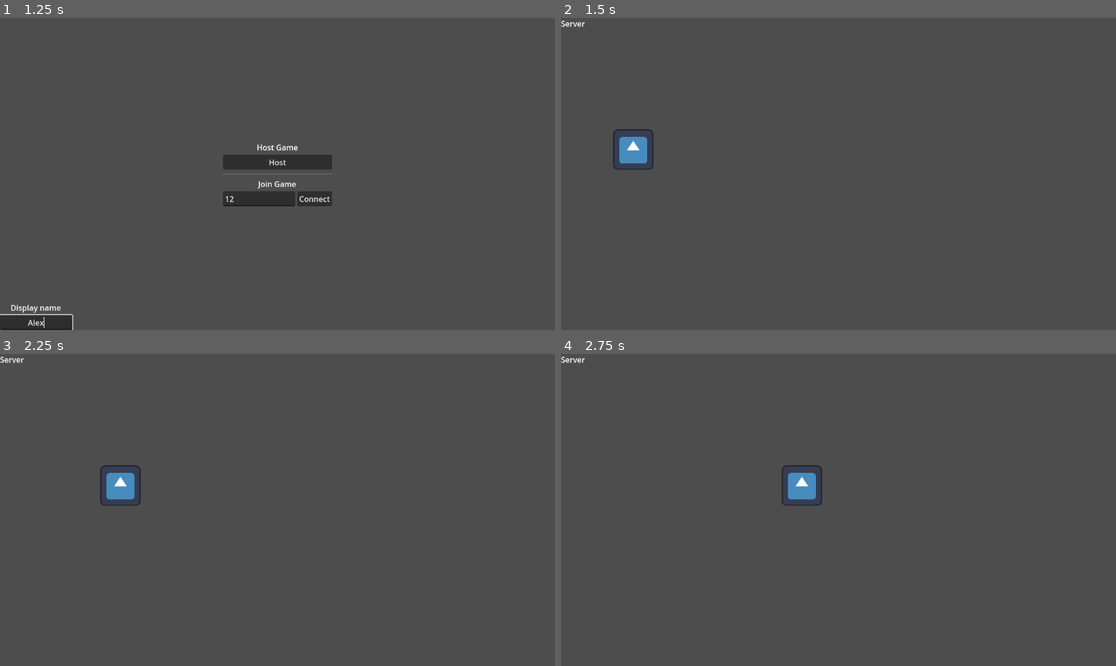
Above: before the commit, frames 1-4 (two rows, left to right).
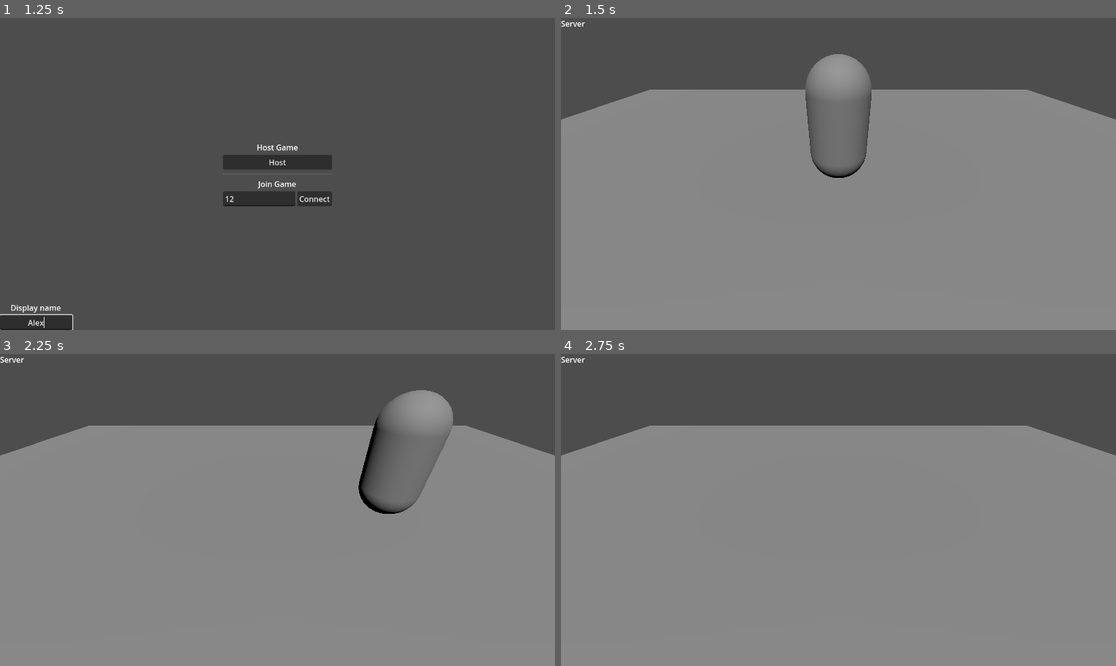
Above: after the commit, the same moments.

Repository: gmuGADIG/King-Fisher
Game: Godot game, scene res://ui/main_menu/main_menu.tscn
The game is run twice, just before and just after one commit, with the same random seed, the same clock (stepped at 60 frames per second) and the same inputs. The engine's default icon, where the game draws it, is replaced by a stand-in: a white triangle on a blue panel in a dark square.
Inputs (mouse positions are in pixels of both pictures, inside the frame that each line leads up to):
- Up to frame 1 (1.25 s): click (260, 198) at 0.52 s; type "12" at 0.6 s; click (38, 323) at 0.75 s; type "Alex" at 0.83 s
- Up to frame 2 (1.5 s): click "Host" at 1.25 s
- Up to frame 3 (2.25 s): tap Enter at 2 s; hold D (move_right) from 2.03 s (still down); hold \ (print_players) from 2.03 s (still down)
- Up to frame 4 (2.75 s): keep holding D (move_right); keep holding \ (print_players)

Frame 1 is identical in both runs. In frame 2, 76% of the frame differs, in the area x 0-100%, y 11-100%; in frame 3, 76%; in frame 4, 76%.

Commit message:
Swap to 3d

Diff:
--- a/player.tscn
+++ /dev/null
@@ -1,43 +0,0 @@
-[gd_scene load_steps=6 format=3 uid="uid://bffxe171rcnea"]
-
-[ext_resource type="Texture2D" uid="uid://c4bcw1f4x3ex5" path="res://temp/temp_art/icon.svg" id="1_4flbx"]
-[ext_resource type="Script" uid="uid://bx8rb13al7o7e" path="res://player.gd" id="1_onrkg"]
-
-[sub_resource type="RectangleShape2D" id="RectangleShape2D_4flbx"]
-size = Vector2(82, 82)
-
-[sub_resource type="RectangleShape2D" id="RectangleShape2D_i3pqv"]
-size = Vector2(40, 46)
-
-[sub_resource type="SceneReplicationConfig" id="SceneReplicationConfig_onrkg"]
-properties/0/path = NodePath(".:position")
-properties/0/spawn = true
-properties/0/replication_mode = 1
-
-[node name="Player" type="CharacterBody2D"]
-motion_mode = 1
-script = ExtResource("1_onrkg")
-
-[node name="Icon" type="Sprite2D" parent="."]
-scale = Vector2(0.65625, 0.65625)
-texture = ExtResource("1_4flbx")
-
-[node name="CollisionShape2D" type="CollisionShape2D" parent="."]
-shape = SubResource("RectangleShape2D_4flbx")
-
-[node name="BoxingGlove" type="Area2D" parent="."]
-unique_name_in_owner = true
-
-[node name="Icon2" type="Sprite2D" parent="BoxingGlove"]
-modulate = Color(1, 0, 0, 1)
-scale = Vector2(0.3125, 0.37499994)
-texture = ExtResource("1_4flbx")
-
-[node name="CollisionShape2D" type="CollisionShape2D" parent="BoxingGlove"]
-shape = SubResource("RectangleShape2D_i3pqv")
-debug_color = Color(0.9999998, 0.009163613, 0.066349596, 0.41960785)
-
-[node name="MultiplayerSynchronizer" type="MultiplayerSynchronizer" parent="."]
-replication_config = SubResource("SceneReplicationConfig_onrkg")
-
-[connection signal="body_entered" from="BoxingGlove" to="." method="_on_boxing_glove_body_entered"]
--- a/player.gd
+++ b/player/player.gd
@@ -1,10 +1,8 @@
 class_name Player
-extends CharacterBody2D
+extends CharacterBody3D
 
-@export var speed := 500.
+@export var speed := 10.
 
-func _ready() -> void:
-	%BoxingGlove.hide()
 
 func quantize_direction(vec: Vector2, directions: int) -> Vector2:
 	if vec == Vector2.ZERO:
@@ -22,7 +20,7 @@
 		return
 
 	var input := Input.get_vector("move_left", "move_right", "move_up", "move_down")
-	velocity = input * speed
+	velocity = Vector3(input.x,0,input.y) * speed
 
 	sync_velocity.rpc(velocity)
 	move_and_slide()
@@ -31,6 +29,6 @@
 	if event.is_action_pressed("print_players"):
 		Debug.print_players()
 
-@rpc
-func sync_velocity(vel: Vector2) -> void:
+@rpc("unreliable_ordered")
+func sync_velocity(vel: Vector3) -> void:
 	velocity = vel
--- /dev/null
+++ b/player/player.tscn
@@ -0,0 +1,27 @@
+[gd_scene load_steps=5 format=3 uid="uid://bffxe171rcnea"]
+
+[ext_resource type="Script" uid="uid://bx8rb13al7o7e" path="res://player/player.gd" id="1_onrkg"]
+
+[sub_resource type="CapsuleMesh" id="CapsuleMesh_oul6g"]
+
+[sub_resource type="CapsuleShape3D" id="CapsuleShape3D_rkbax"]
+
+[sub_resource type="SceneReplicationConfig" id="SceneReplicationConfig_onrkg"]
+properties/0/path = NodePath(".:position")
+properties/0/spawn = true
+properties/0/replication_mode = 1
+
+[node name="Player" type="CharacterBody3D"]
+motion_mode = 1
+script = ExtResource("1_onrkg")
+
+[node name="MeshInstance3D" type="MeshInstance3D" parent="."]
+transform = Transform3D(1, 0, 0, 0, 1, 0, 0, 0, 1, 0, 1, 0)
+mesh = SubResource("CapsuleMesh_oul6g")
+
+[node name="CollisionShape3D" type="CollisionShape3D" parent="."]
+transform = Transform3D(1, 0, 0, 0, 1, 0, 0, 0, 1, 0, 1, 0)
+shape = SubResource("CapsuleShape3D_rkbax")
+
+[node name="MultiplayerSynchronizer" type="MultiplayerSynchronizer" parent="."]
+replication_config = SubResource("SceneReplicationConfig_onrkg")
--- a/temp/temp_lobby/temp_lobby.gd
+++ /dev/null
@@ -1,28 +0,0 @@
-extends Node2D
-
-func _ready() -> void:
-	Multiplayer.new_player.connect(on_player_join)
-	if multiplayer.is_server():
-		spawn_player.rpc(1, Color.WHITE, Vector2(150, randf_range(100, 500)))
-		$CanvasLayer/VBoxContainer/Label.text = "Server"
-	else:
-		$CanvasLayer/VBoxContainer/Label.text = "Client"
-
-func on_player_join(id : int) -> void:
-	if not multiplayer.is_server():
-		return
-
-	for player_id in Multiplayer.player_list:
-		if player_id != id:
-			spawn_player.rpc_id(id,player_id,Color.WHITE,Vector2(150, randf_range(100, 500)))
-	spawn_player.rpc(id,Color.WHITE,Vector2(150, randf_range(100, 500)))
-
-@rpc("reliable", "call_local")
-func spawn_player(id: int, color: Color, pos: Vector2) -> void:
-	Debug.log("Creating player of id ",id)
-	var player: Player = preload("res://player.tscn").instantiate()
-	player.set_multiplayer_authority(id)
-	player.modulate = color
-	player.position = pos
-
-	add_child(player)
--- a/temp/temp_lobby/temp_lobby.tscn
+++ /dev/null
@@ -1,16 +0,0 @@
-[gd_scene load_steps=2 format=3 uid="uid://q2un246g7ypw"]
-
-[ext_resource type="Script" uid="uid://b7p5yawjrvo70" path="res://temp/temp_lobby/temp_lobby.gd" id="1_j4wm1"]
-
-[node name="TempLobby" type="Node2D"]
-script = ExtResource("1_j4wm1")
-
-[node name="CanvasLayer" type="CanvasLayer" parent="."]
-
-[node name="VBoxContainer" type="VBoxContainer" parent="CanvasLayer"]
-offset_right = 40.0
-offset_bottom = 40.0
-
-[node name="Label" type="Label" parent="CanvasLayer/VBoxContainer"]
-layout_mode = 2
-text = "Hello"
--- a/ui/main_menu/main_menu.gd
+++ b/ui/main_menu/main_menu.gd
@@ -7,11 +7,11 @@
 		#name_text.text = "Player"+str(randi_range(1,999))
 	Multiplayer.create_server()
 	Debug.log("Host Created")
-	get_tree().change_scene_to_file("res://temp/temp_lobby/temp_lobby.tscn")
+	get_tree().change_scene_to_file("res://world/world_base.tscn")
 
 
 
 func _on_connect_button_pressed() -> void:
 	Multiplayer.join_server($VBoxContainer/JoinGame/IP.text)
 	Debug.log("Lobby Joined")
-	get_tree().change_scene_to_file("res://temp/temp_lobby/temp_lobby.tscn")
+	get_tree().change_scene_to_file("res://world/world_base.tscn")
--- /dev/null
+++ b/world/world_base.gd
@@ -0,0 +1,31 @@
+class_name WorldBase
+extends Node3D
+
+@export var player : PackedScene
+
+func _ready() -> void:
+	Multiplayer.new_player.connect(on_player_join)
+	if multiplayer.is_server():
+		Debug.log("Creating player...")
+		spawn_player.rpc(1, Vector3.ZERO)
+		$CanvasLayer/VBoxContainer/Label.text = "Server"
+	else:
+		$CanvasLayer/VBoxContainer/Label.text = "Client"
+
+func on_player_join(id : int) -> void:
+	if not multiplayer.is_server():
+		return
+
+	for player_id in Multiplayer.player_list:
+		if player_id != id:
+			spawn_player.rpc_id(id,player_id,Vector3.ZERO)
+	spawn_player.rpc(id,Vector3.ZERO)
+
+@rpc("reliable", "call_local")
+func spawn_player(id: int, pos: Vector3) -> void:
+	Debug.log("Creating player of id ",id)
+	var new_player: Player = player.instantiate()
+	new_player.set_multiplayer_authority(id)
+	new_player.global_position = pos
+
+	add_child(new_player)
--- /dev/null
+++ b/world/world_base.tscn
@@ -0,0 +1,30 @@
+[gd_scene load_steps=4 format=3 uid="uid://ctsviqutuqw5l"]
+
+[ext_resource type="Script" uid="uid://dbpteyodpmjq3" path="res://world/world_base.gd" id="1_p433e"]
+[ext_resource type="PackedScene" uid="uid://bffxe171rcnea" path="res://player/player.tscn" id="2_bl271"]
+
+[sub_resource type="PlaneMesh" id="PlaneMesh_bl271"]
+
+[node name="WorldBase" type="Node3D"]
+script = ExtResource("1_p433e")
+player = ExtResource("2_bl271")
+
+[node name="Camera3D" type="Camera3D" parent="."]
+transform = Transform3D(1, 0, 0, 0, 0.80968326, 0.5868671, 0, -0.5868671, 0.80968326, 0, 2.3054986, 3.2149339)
+
+[node name="CanvasLayer" type="CanvasLayer" parent="."]
+
+[node name="VBoxContainer" type="VBoxContainer" parent="CanvasLayer"]
+offset_right = 40.0
+offset_bottom = 40.0
+
+[node name="Label" type="Label" parent="CanvasLayer/VBoxContainer"]
+layout_mode = 2
+text = "Hello"
+
+[node name="MeshInstance3D2" type="MeshInstance3D" parent="."]
+transform = Transform3D(12.941168, 0, 0, 0, 1.0000005, 0, 0, 0, 11.586485, 0, -1.1990725, 0)
+mesh = SubResource("PlaneMesh_bl271")
+
+[node name="DirectionalLight3D" type="DirectionalLight3D" parent="."]
+transform = Transform3D(1, 0, 0, 0, 0.5577596, 0.83000255, 0, -0.83000255, 0.5577596, 0, 11.385282, 8.448111)
Renamed: player.gd.uid -> player/player.gd.uid
Not shown, removed: temp/temp_lobby/temp_lobby.gd.uid
Not shown, added: world/world_base.gd.uid
